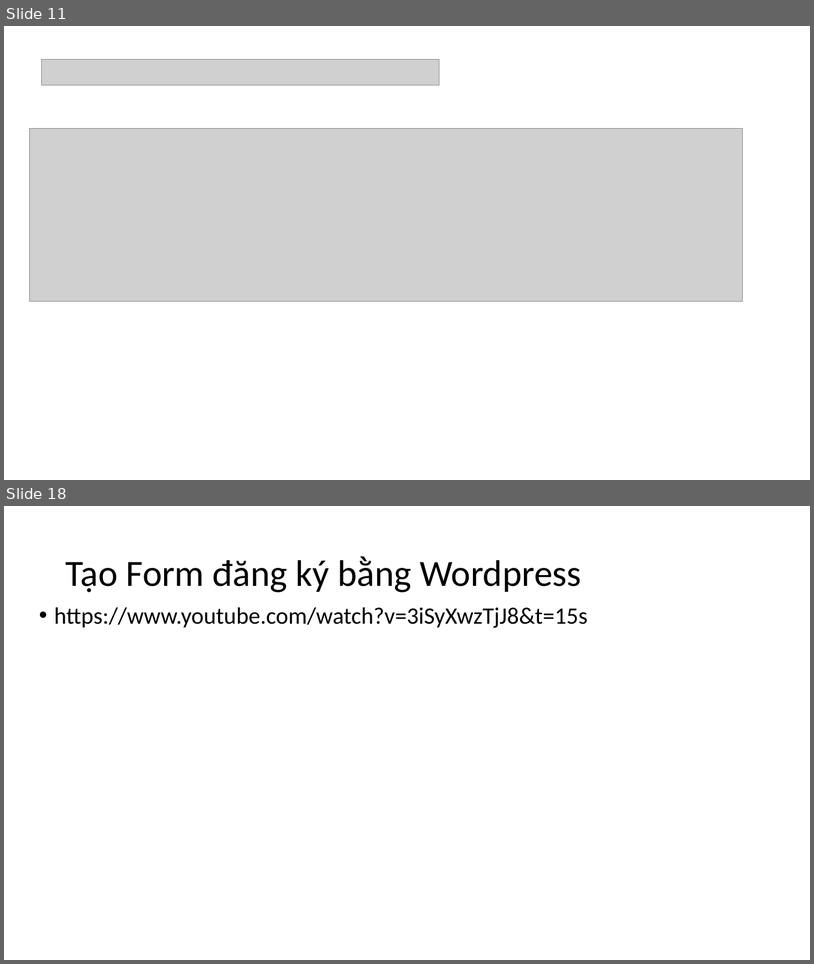
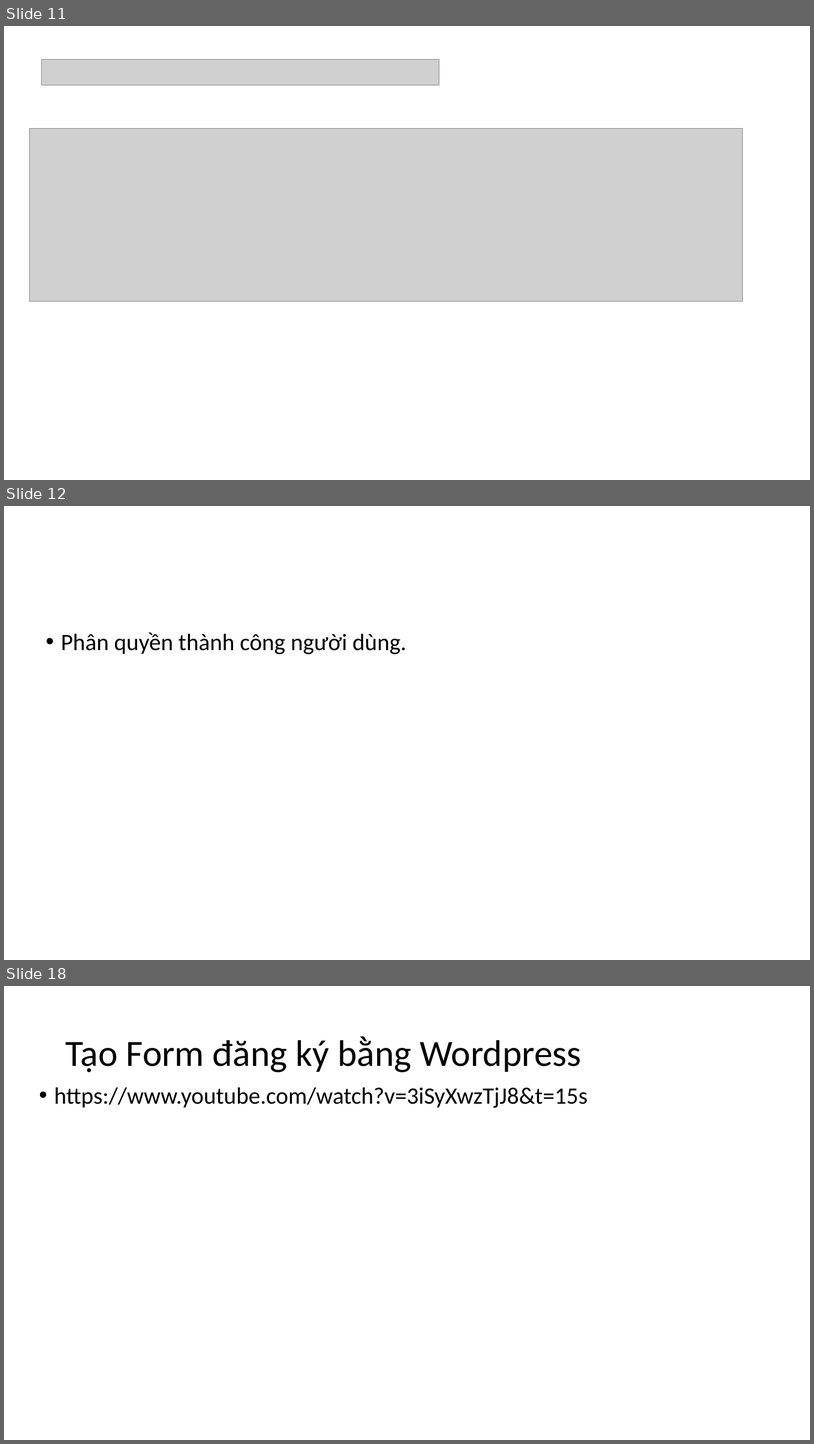
Before and after one commit to DangVanDoan05/WordPress, a slide deck: Quản trị người dùng sử dụng trang website, quản trị đơn hàng.pptx. Shown one above the other, each under a label of ours: slides 11 and 18 before the commit, slides 11, 12 and 18 after it; the slides between them are not shown. The pictures are 814x964 and 814x1444 pixels, drawn with LibreOffice and Linux fonts; fonts in the diff are those of the drawing; grey boxes stand for pictures. Boxes give left, top, right and bottom in pixels: in the first picture for what was removed or moved away, otherwise in the second. Text is boxed around its words. In the diff, an @@ line names an element or a change of style, - is before the commit and + after.

```diff
--- a/Quản trị người dùng sử dụng trang website, quản trị đơn hàng.pptx
+++ b/Quản trị người dùng sử dụng trang website, quản trị đơn hàng.pptx
@@ slide 12 added at (x1=4, y1=506, x2=810, y2=960), background #FFFFFF @@
@@ text added at (x1=61, y1=632, x2=407, y2=654), 28 pt, text #000000 @@
+• Phân quyền thành công người dùng.
```
Also in this commit, not shown: 1 slide changed, 1 other slide added, 2 slides removed, 5 other files.
